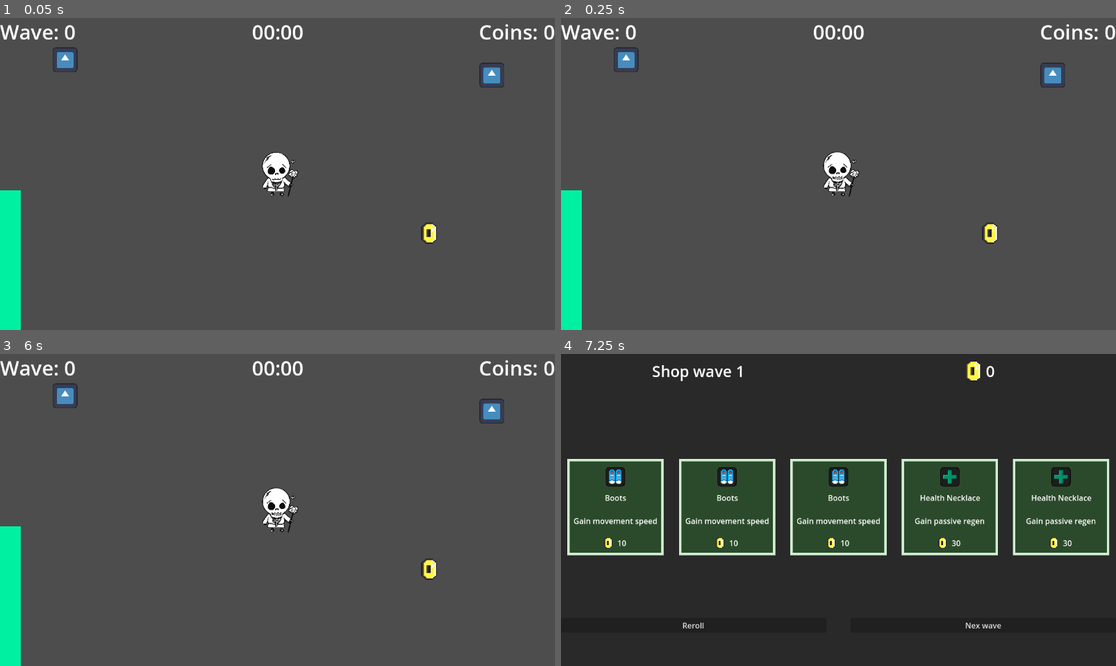
Above: before the commit, frames 1-4 (two rows, left to right).
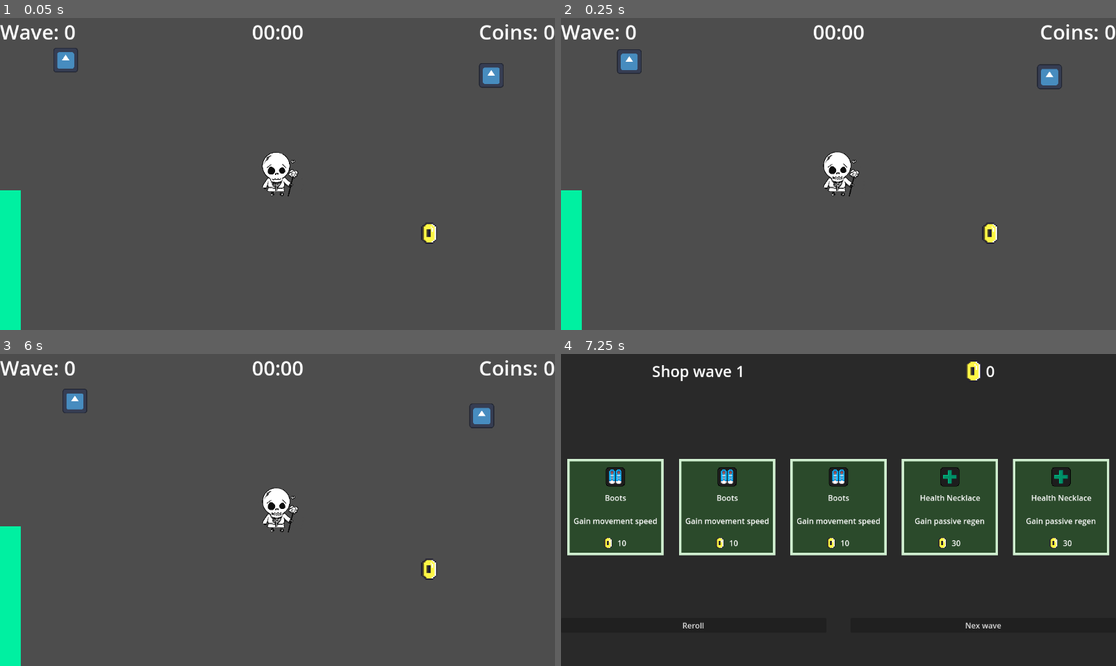
Above: after the commit, the same moments.

Repository: PoloLoveTaco/One-Month-Game-Jam
Game: Godot game, scene res://Scenes/Maps/test.tscn
Same seed, same stepped clock (60 frames per second), same inputs: the game is played once before the commit and once after it. The engine's default icon, where the game draws it, is replaced by a stand-in: a white triangle on a blue panel in a dark square.
Inputs (mouse positions are in pixels of both pictures, inside the frame that each line leads up to):
- Up to frame 1 (0.05 s): no input
- Up to frame 2 (0.25 s): no input
- Up to frame 3 (6 s): hold Right (right) 0.53-1.25 s; hold T (tmp) 0.53-1.25 s; click (61, 460) at 1.25 s; click (172, 460) at 2 s; click (283, 460) at 2.75 s; click (394, 460) at 3.5 s; click (505, 460) at 4.25 s; click "Reroll" at 5 s; click "Nex wave" at 5.75 s
- Up to frame 4 (7.25 s): hold Down (down) from 6.53 s (still down); tap T (tmp) at 6.6 s

The runs differ from the first frame. In frame 1, 0.1% of the frame differs, in the area x 9-91%, y 9-22%; in frame 2, 0.4%; in frame 3, 0.6%, in the area x 9-91%, y 9-24%; in frame 4, nothing differs.

Commit message:
[ADD] enemy movement and damages

Diff:
--- a/Scenes/Entities/enemy.tscn
+++ b/Scenes/Entities/enemy.tscn
@@ -26,6 +26,6 @@
 [node name="CollisionShape2D" type="CollisionShape2D" parent="Area2D"]
 shape = SubResource("RectangleShape2D_r2gkr")
 
-[connection signal="timeout" from="AttackTimer" to="." method="_on_timer_timeout"]
+[connection signal="timeout" from="AttackTimer" to="." method="_on_attack_timer_timeout"]
 [connection signal="body_entered" from="Area2D" to="." method="_on_area_2d_body_entered"]
 [connection signal="body_exited" from="Area2D" to="." method="_on_area_2d_body_exited"]
--- a/Scripts/enemy.gd
+++ b/Scripts/enemy.gd
@@ -18,11 +18,23 @@
 	health = max_health
 	attack_timer.wait_time = attack_cooldown
 	attack_timer.one_shot = true
+	player = get_tree().get_first_node_in_group("player")
 
 
 func _process(_delta: float) -> void:
 	if player_in_range and can_attack:
 		attack()
+
+
+func _physics_process(delta):
+	if player and not player_in_range:
+		follow_player()
+
+
+func follow_player() -> void:
+	var direction = (player.global_position - global_position).normalized()
+	linear_velocity = direction * move_speed
+
 
 #region combat
 
@@ -47,13 +59,14 @@
 #endregion
 
 #region signals
-func _on_detection_area_body_entered(body: Node2D) -> void:
+
+func _on_area_2d_body_entered(body: Node2D) -> void:
 	if body.is_in_group("player"):
 		player = body
 		player_in_range = true
 
 
-func _on_detection_area_body_exited(body: Node2D) -> void:
+func _on_area_2d_body_exited(body: Node2D) -> void:
 	if body.is_in_group("player"):
 		player_in_range = false
 
--- a/project.godot
+++ b/project.godot
@@ -14,6 +14,14 @@
 run/main_scene="uid://c8ka3e4k8j8dr"
 config/features=PackedStringArray("4.5", "Forward Plus")
 config/icon="res://icon.svg"
+
+[file_customization]
+
+folder_colors={
+"res://Assets/": "purple",
+"res://Scenes/": "orange",
+"res://Scripts/": "green"
+}
 
 [global_group]
 
